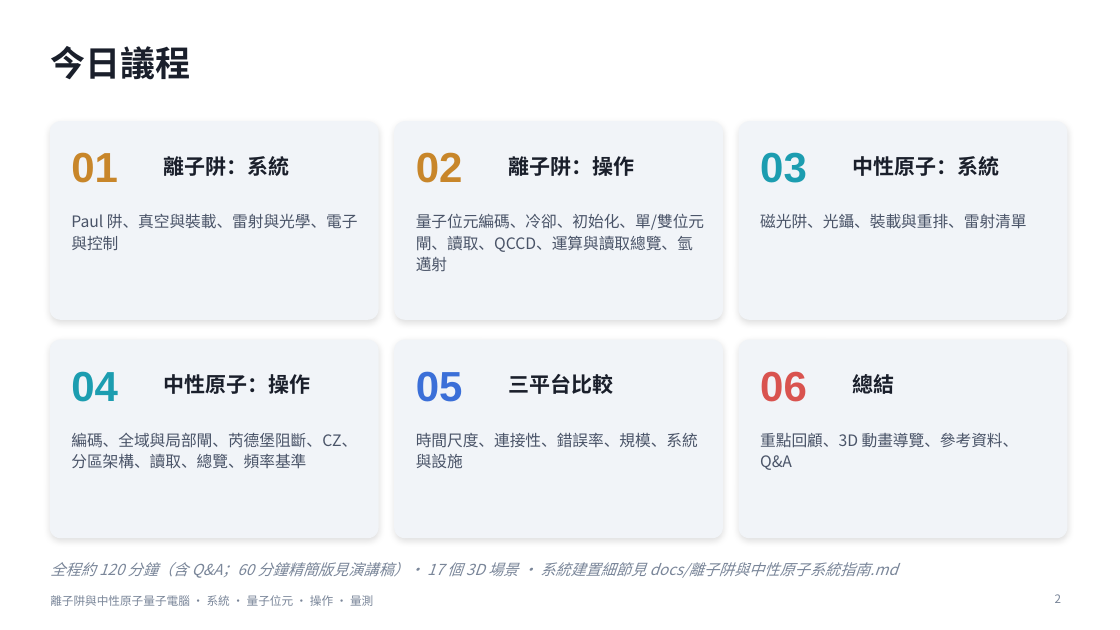
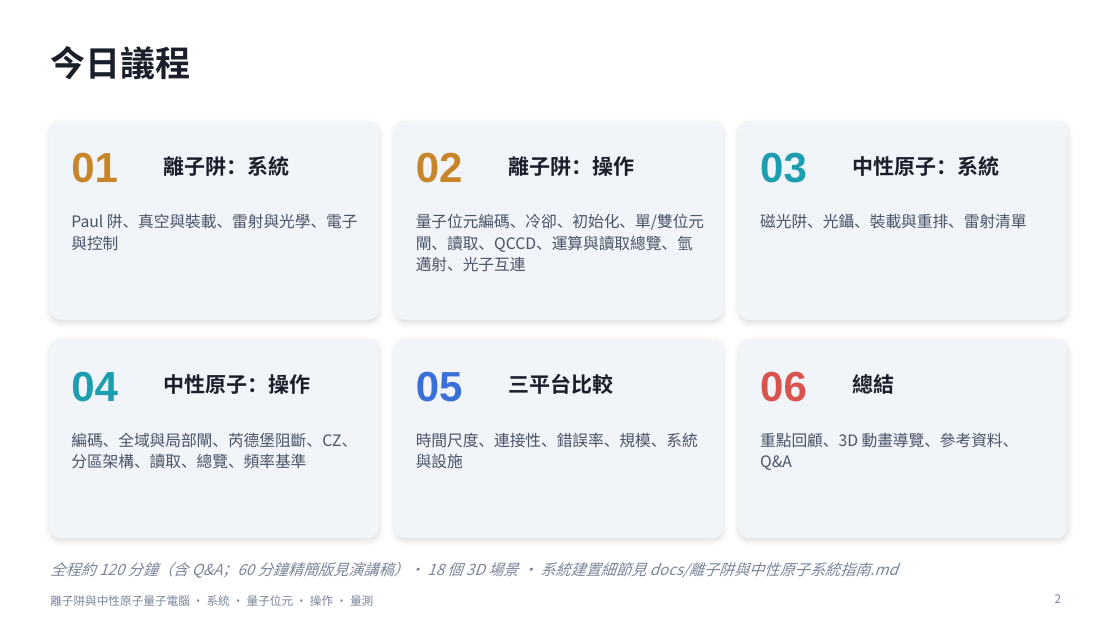
Before and after one commit to pcpcchen-coder/QuantumComputing, a slide deck: slide 2 of slides/Ion_NeutralAtom_Talk.pptx. Drawn at 1120x630 pixels with LibreOffice and Linux fonts; fonts in the diff are those of the drawing. Boxes give left, top, right and bottom in pixels: in the first picture for what was removed or moved away, otherwise in the second. Text is boxed around its words. In the diff, an @@ line names an element or a change of style, - is before the commit and + after.

```diff
--- a/slides/Ion_NeutralAtom_Talk.pptx
+++ b/slides/Ion_NeutralAtom_Talk.pptx
@@ text at (x1=416, y1=214, x2=704, y2=272): text changed @@
-量子位元編碼、冷卻、初始化、單/雙位元閘、讀取、QCCD、運算與讀取總覽、氫邁射
+量子位元編碼、冷卻、初始化、單/雙位元閘、讀取、QCCD、運算與讀取總覽、氫邁射、光子互連
@@ text at (x1=50, y1=562, x2=898, y2=578): text changed @@
-全程約 120 分鐘（含 Q&A；60 分鐘精簡版見演講稿）· 17 個 3D 場景 · 系統建置細節見 docs/離子阱與中性原子系統指南.md
+全程約 120 分鐘（含 Q&A；60 分鐘精簡版見演講稿）· 18 個 3D 場景 · 系統建置細節見 docs/離子阱與中性原子系統指南.md
```
Also in this commit, not shown: 15 other slides changed, 1 slide added, 25 other files.
